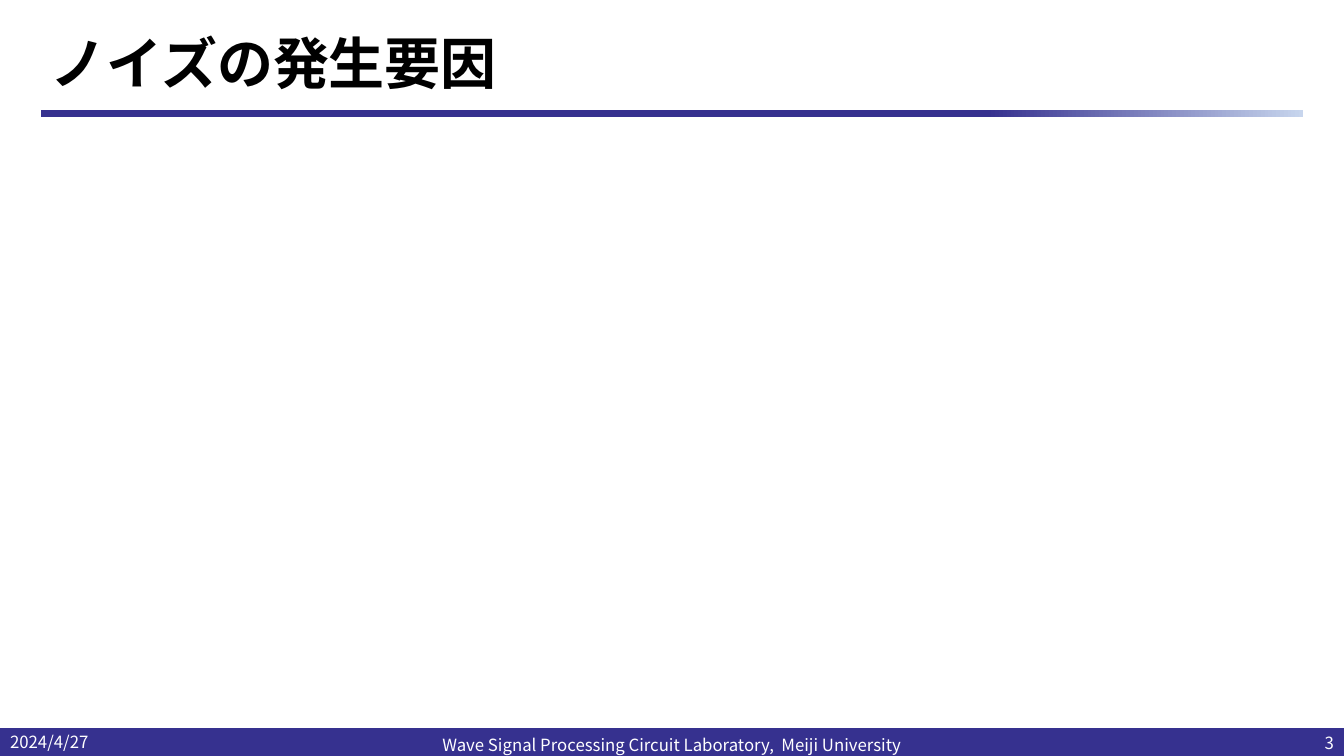
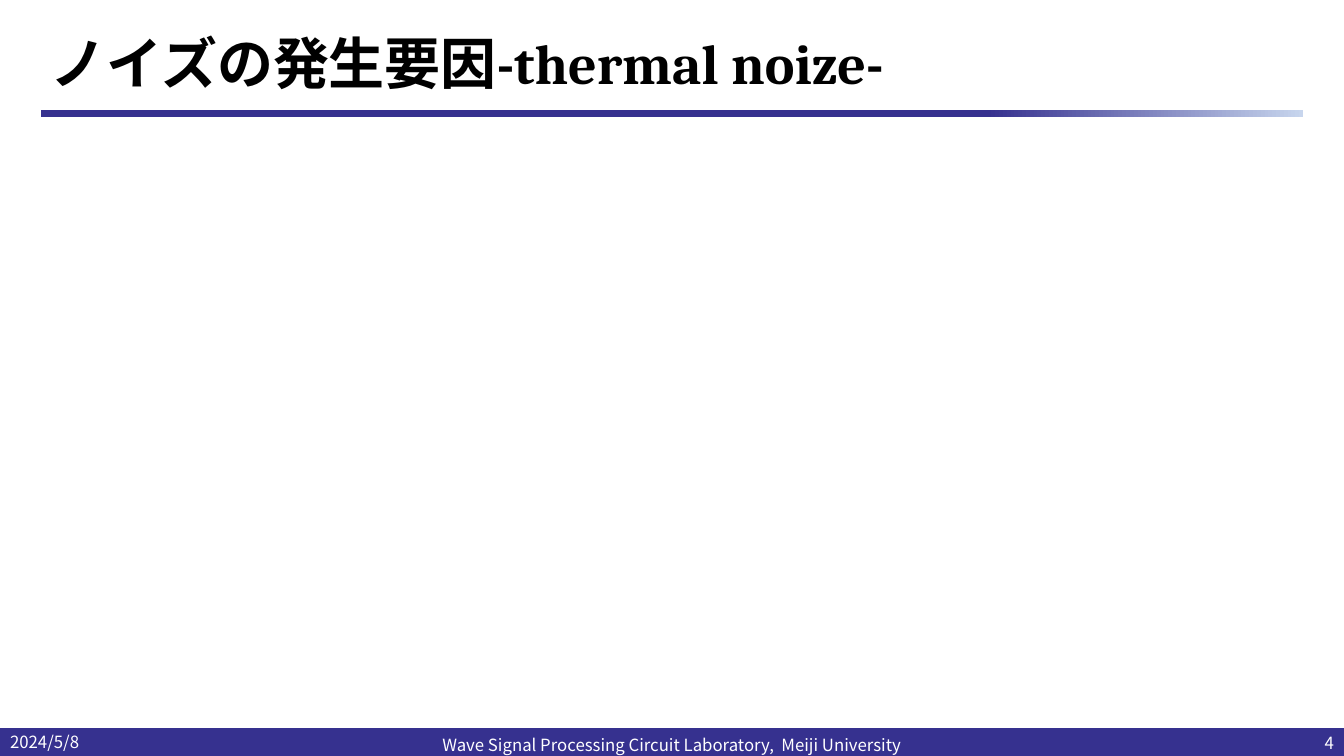
Before and after one commit to kjm-desktop10400/reserch, a slide deck: slide 4 of IHP_2024/ノイズについて.pptx (slide 3 before the commit). Drawn at 1344x756 pixels with LibreOffice and Linux fonts; fonts in the diff are those of the drawing; background and template pictures are left out. Boxes give left, top, right and bottom in pixels: in the first picture for what was removed or moved away, otherwise in the second. Text is boxed around its words. In the diff, an @@ line names an element or a change of style, - is before the commit and + after.

```diff
--- a/IHP_2024/ノイズについて.pptx
+++ b/IHP_2024/ノイズについて.pptx
@@ title at (x1=51, y1=35, x2=883, y2=89): text changed @@
-ノイズの発生要因
+ノイズの発生要因-thermal noize-
@@ text at (x1=10, y1=734, x2=79, y2=751): text changed @@
-2024/4/27
+2024/5/8
@@ page number at (x1=1325, y1=736, x2=1334, y2=749): text changed @@
-3
+4
```
Also in this commit, not shown: 2 other slides changed, 1 slide added.
